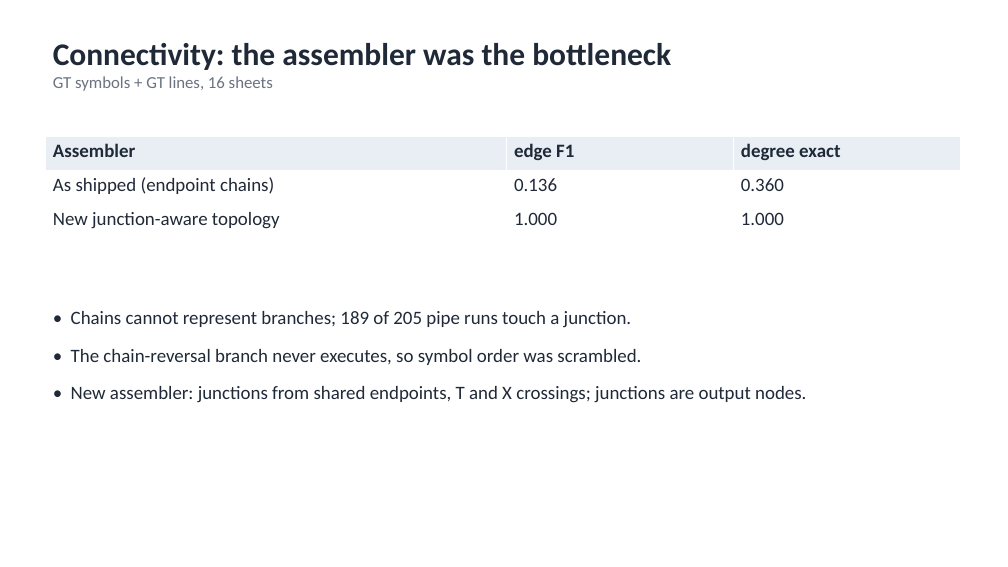
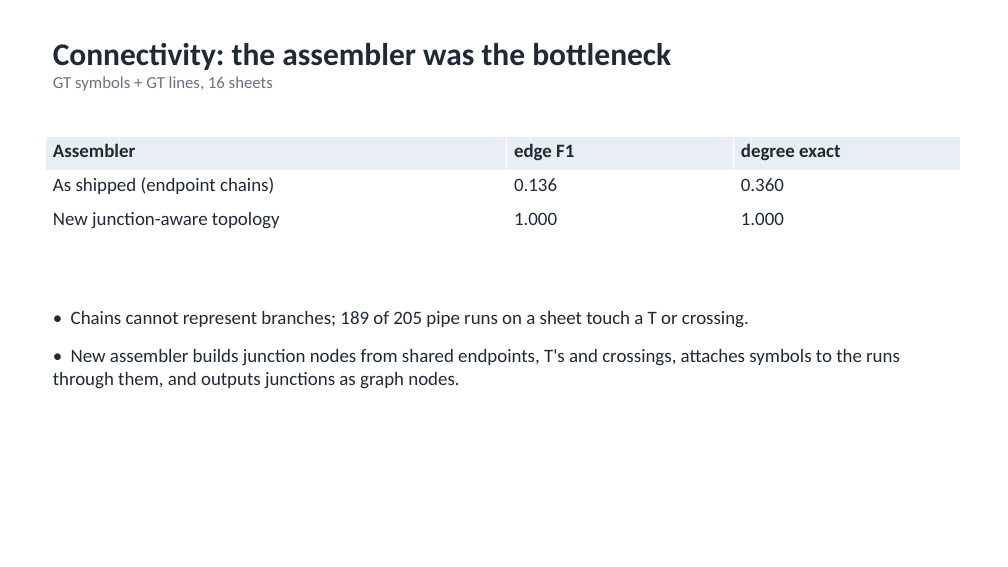
Before and after one commit to WeiKangda/PnIDAgent, a slide deck: slide 7 of weekly_update/2026-09-21_pipeline_accuracy_update.pptx (slide 9 before the commit). Drawn at 1008x567 pixels with LibreOffice and Linux fonts; fonts in the diff are those of the drawing. Boxes give left, top, right and bottom in pixels: in the first picture for what was removed or moved away, otherwise in the second. Text is boxed around its words. In the diff, an @@ line names an element or a change of style, - is before the commit and + after.

```diff
--- a/weekly_update/2026-09-21_pipeline_accuracy_update.pptx
+++ b/weekly_update/2026-09-21_pipeline_accuracy_update.pptx
@@ text at bbox=[53, 311, 900, 389]: text changed @@
-• Chains cannot represent branches; 189 of 205 pipe runs touch a junction.
-• The chain-reversal branch never executes, so symbol order was scrambled.
-• New assembler: junctions from shared endpoints, T and X crossings; junctions are output nodes.
+• Chains cannot represent branches; 189 of 205 pipe runs on a sheet touch a T or crossing.
+• New assembler builds junction nodes from shared endpoints, T's and crossings, attaches symbols to the runs through them, and outputs junctions as graph nodes.
```
Also in this commit, not shown: 6 other slides changed, 4 slides added, 7 slides removed, 4 other files.
